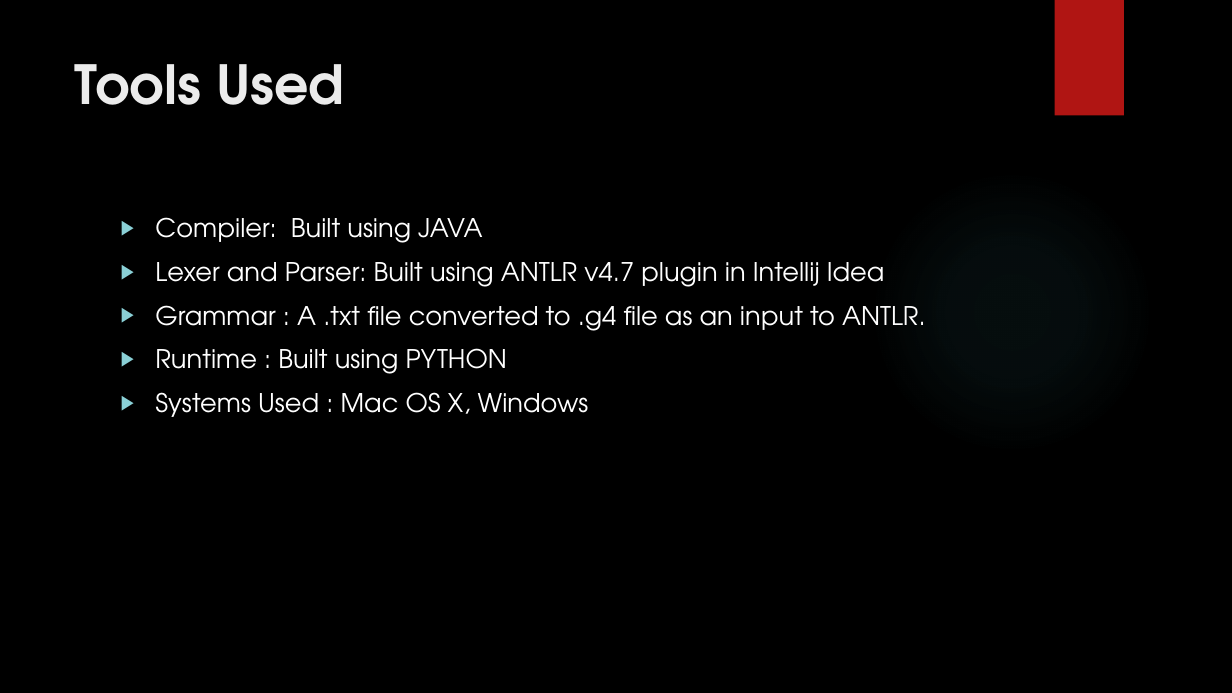
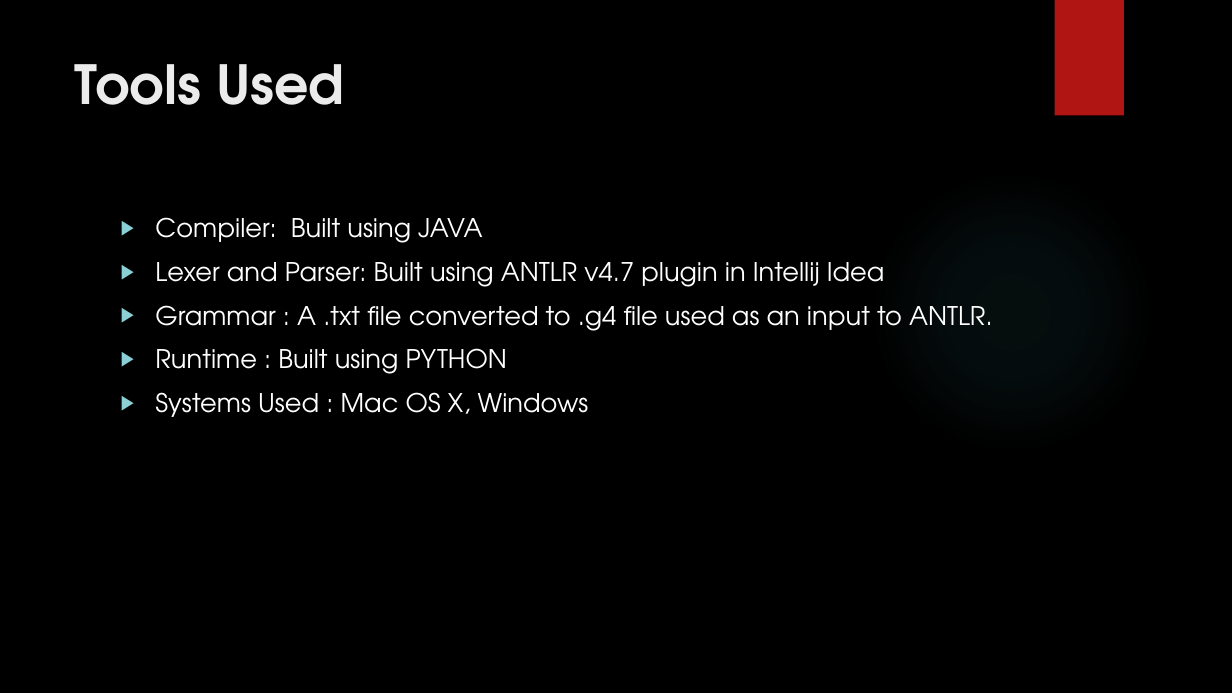
Before and after one commit to AvinashMV/SER502-Spring2018-Team30, a slide deck: slide 3 of doc/Sliceppt.pptx. Drawn at 1232x693 pixels with LibreOffice and Linux fonts; fonts in the diff are those of the drawing; background and template pictures are left out. Boxes give left, top, right and bottom in pixels: in the first picture for what was removed or moved away, otherwise in the second. Text is boxed around its words. In the diff, an @@ line names an element or a change of style, - is before the commit and + after.

```diff
--- a/doc/Sliceppt.pptx
+++ b/doc/Sliceppt.pptx
@@ text at (155, 305, 993, 331): text changed @@
-▶ Grammar : A .txt file converted to .g4 file as an input to ANTLR.
+▶ Grammar : A .txt file converted to .g4 file used as an input to ANTLR.
```
Also in this commit, not shown: 10 other slides changed, 1 slide added, 1 slide removed.
